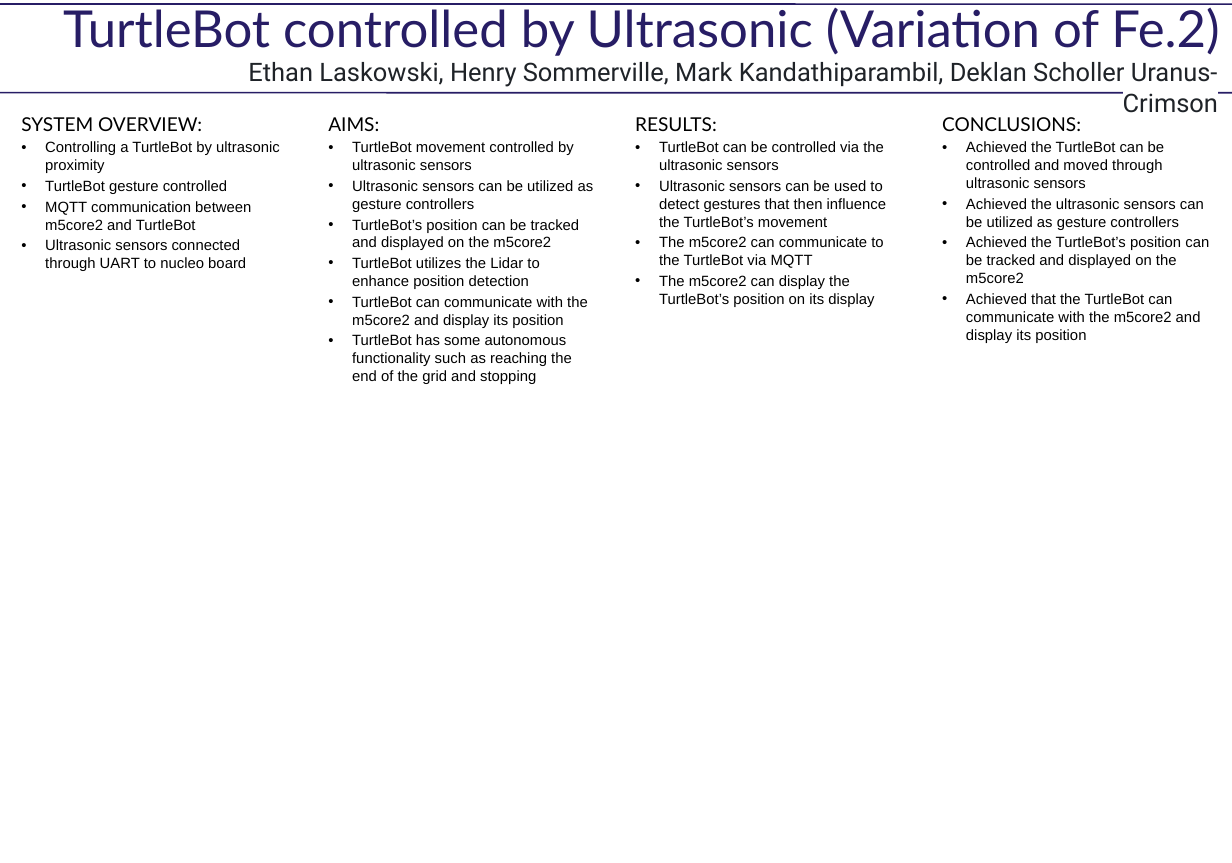
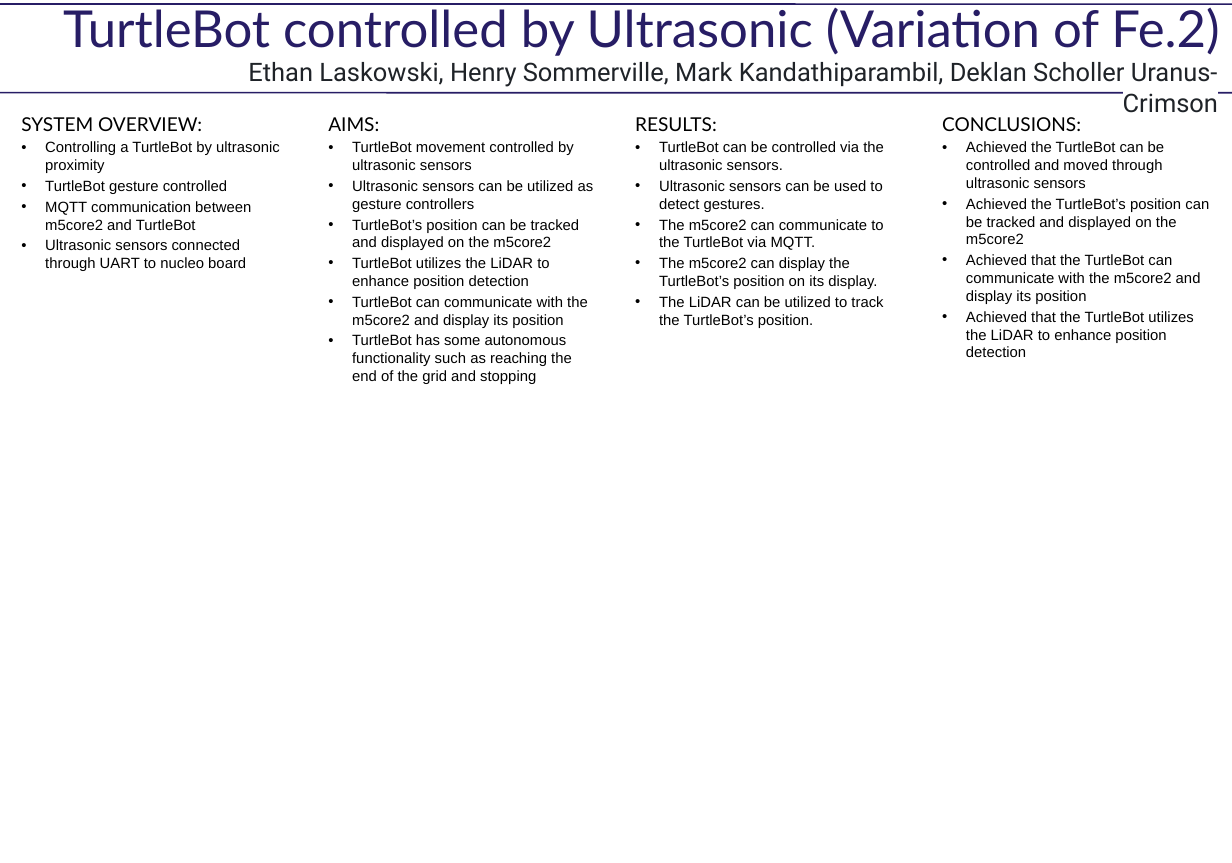
Before and after one commit to s4698486-Ethan/CSSE4011-Uranus-Crimson, a slide deck: slide 1 of Project Information Files/Poster.pptx. Drawn at 1232x863 pixels with LibreOffice and Linux fonts; fonts in the diff are those of the drawing. Boxes give left, top, right and bottom in pixels: in the first picture for what was removed or moved away, otherwise in the second. Text is boxed around its words. In the diff, an @@ line names an element or a change of style, - is before the commit and + after.

Commit message:
Updates results and conclusion, needs checking for errors

```diff
--- a/Project Information Files/Poster.pptx
+++ b/Project Information Files/Poster.pptx
@@ text at box(659, 141, 884, 328): text changed @@
-• TurtleBot can be controlled via the ultrasonic sensors
-• Ultrasonic sensors can be used to detect gestures that then influence the TurtleBot’s movement
-• The m5core2 can communicate to the TurtleBot via MQTT
-• The m5core2 can display the TurtleBot’s position on its display
+• TurtleBot can be controlled via the ultrasonic sensors.
+• Ultrasonic sensors can be used to detect gestures.
+• The m5core2 can communicate to the TurtleBot via MQTT.
+• The m5core2 can display the TurtleBot’s position on its display.
+• The LiDAR can be utilized to track the TurtleBot’s position.
@@ text at box(966, 198, 1204, 230): paragraph removed @@
-• Achieved the ultrasonic sensors can be utilized as gesture controllers
@@ text at box(352, 257, 549, 289): text changed @@
-• TurtleBot utilizes the Lidar to enhance position detection
+• TurtleBot utilizes the LiDAR to enhance position detection
@@ text at box(966, 311, 1193, 357): paragraph added @@
+• Achieved that the TurtleBot utilizes the LiDAR to enhance position detection
```
